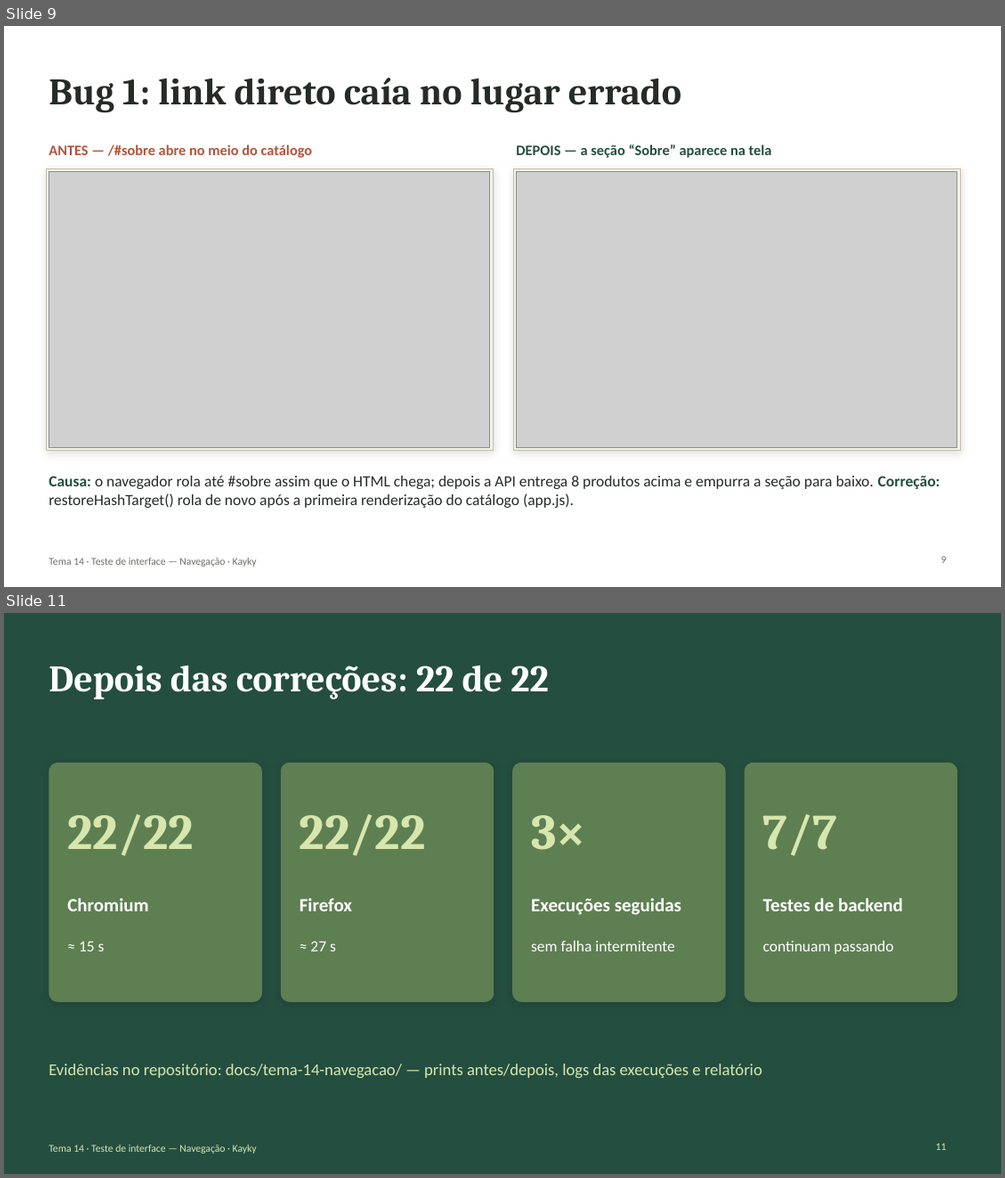
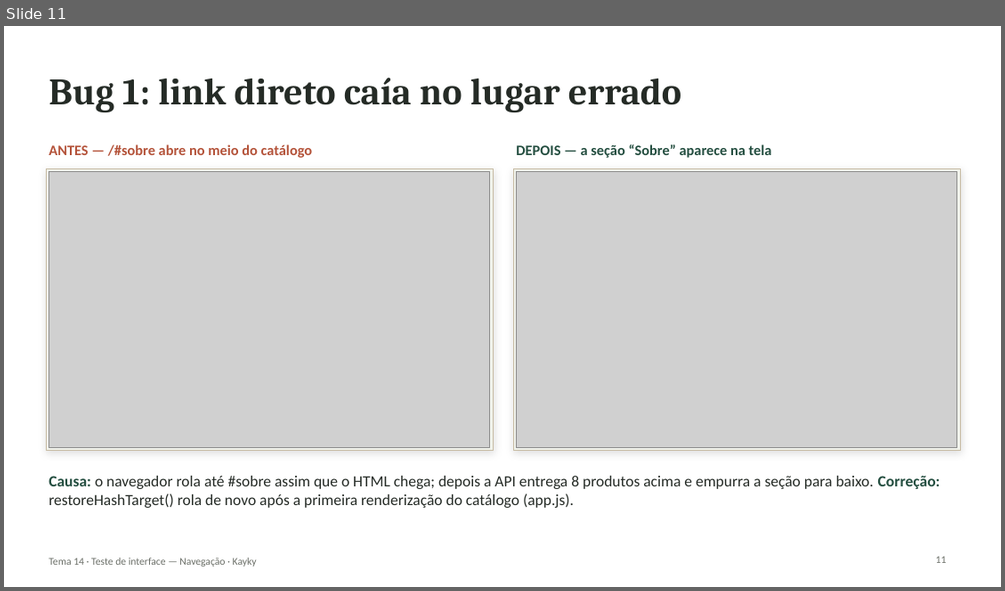
Before and after one commit to KaykyOne/f-e-commerce, a slide deck: docs/tema-14-navegacao/Apresentacao-Tema14-Navegacao.pptx. Shown one above the other, each under a label of ours: slides 9 and 11 before the commit, slide 11 after it; the slides between them are not shown. The pictures are 1005x1178 and 1005x591 pixels, drawn with LibreOffice and Linux fonts; fonts in the diff are those of the drawing; grey boxes stand for pictures. Boxes give left, top, right and bottom in pixels: in the first picture for what was removed or moved away, otherwise in the second. Text is boxed around its words. In the diff, an @@ line names an element or a change of style, - is before the commit and + after.

```diff
--- a/docs/tema-14-navegacao/Apresentacao-Tema14-Navegacao.pptx
+++ b/docs/tema-14-navegacao/Apresentacao-Tema14-Navegacao.pptx
@@ slide 11 removed at (4,613,1001,1174), background #244E40 @@
@@ title removed at (48,666,549,699) @@
-Depois das correções: 22 de 22
@@ rounded rectangle removed at (48,763,262,1002) @@
@@ rounded rectangle removed at (281,763,494,1002) @@
@@ rounded rectangle removed at (512,763,726,1002) @@
@@ rounded rectangle removed at (744,763,957,1002) @@
@@ text removed at (67,814,194,856) @@
-22/22
@@ text removed at (299,814,426,856) @@
-22/22
@@ text removed at (531,815,586,850) @@
-3×
@@ text removed at (763,814,838,856) @@
-7/7
@@ text removed at (67,898,148,911) @@
-Chromium
@@ text removed at (299,898,352,911) @@
-Firefox
@@ text removed at (531,898,681,915) @@
-Execuções seguidas
@@ text removed at (763,898,903,911) @@
-Testes de backend
@@ text removed at (79,941,105,951) @@
-≈ 15 s
@@ text removed at (310,941,336,951) @@
-≈ 27 s
@@ text removed at (531,941,674,951) @@
-sem falha intermitente
@@ text removed at (763,941,893,954) @@
-continuam passando
@@ text removed at (48,1063,762,1078) @@
-Evidências no repositório: docs/tema-14-navegacao/ — prints antes/depois, logs das execuções e relatório
@@ text removed at (48,1144,257,1153) @@
-Tema 14 · Teste de interface — Navegação · Kayky
@@ page number removed at (936,1143,947,1150) @@
-11
@@ what was slide 9 is now slide 11 @@
@@ page number at (936,556,947,563): text changed @@
-9
+11
```
Also in this commit, not shown: 9 slides changed, 5 slides added, 1 other slide removed, 14 other files.
